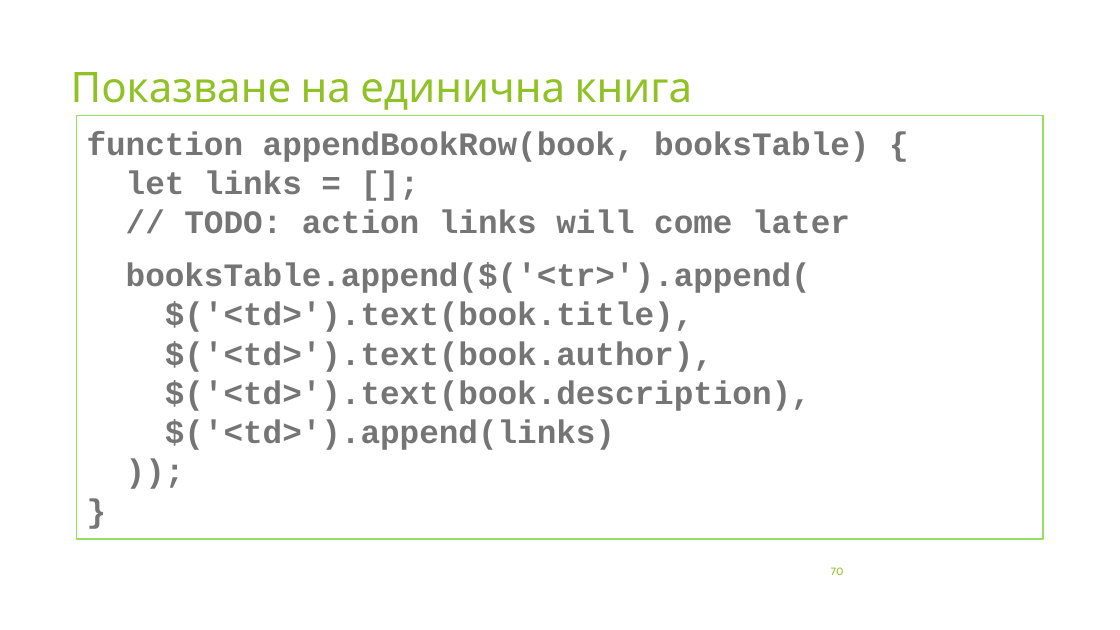
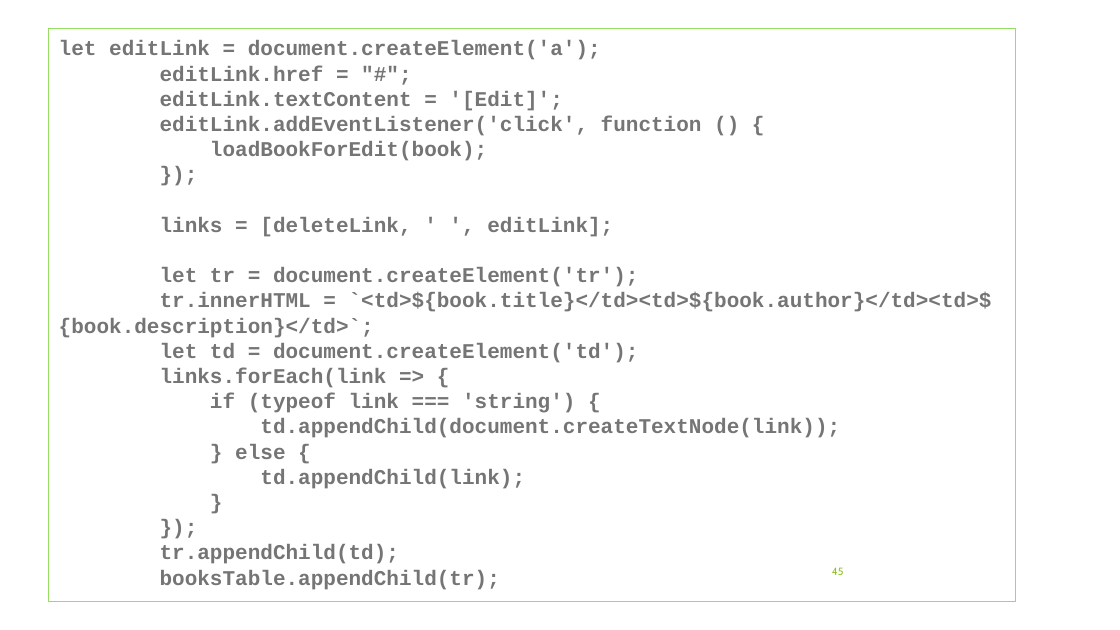
Before and after one commit to profjordanov/hybrid-app-development, a slide deck: slide 45 of 03. Async JS/tasks.pptx (slide 70 before the commit). Drawn at 1120x630 pixels with LibreOffice and Linux fonts; fonts in the diff are those of the drawing. Boxes give left, top, right and bottom in pixels: in the first picture for what was removed or moved away, otherwise in the second. Text is boxed around its words. In the diff, an @@ line names an element or a change of style, - is before the commit and + after.

```diff
--- a/03. Async JS/tasks.pptx
+++ b/03. Async JS/tasks.pptx
@@ rectangle "let editLink = document.createElement('a');": place and size @@
-rectangle "let editLink = document.createElement('a');" at [76,116,1043,539]
+rectangle "let editLink = document.createElement('a');" at [49,29,1015,602]
@@ rectangle "let editLink = document.createElement('a');" at [49,29,1015,602]: size 28 to 18 pt in "}" @@
@@ text in rectangle at [59,41,992,489]: text changed; size 28 to 18 pt @@
-function appendBookRow(book, booksTable) {
-let links = [];
-// TODO: action links will come later
-booksTable.append($('<tr>').append(
-$('<td>').text(book.title),
-$('<td>').text(book.author),
-$('<td>').text(book.description),
-$('<td>').append(links)
-));
+let editLink = document.createElement('a');
+editLink.href = "#";
+editLink.textContent = '[Edit]';
+editLink.addEventListener('click', function () {
+loadBookForEdit(book);
+});
+links = [deleteLink, ' ', editLink];
+let tr = document.createElement('tr');
+tr.innerHTML = `<td>${book.title}</td><td>${book.author}</td><td>${book.description}</td>`;
+let td = document.createElement('td');
+links.forEach(link => {
+if (typeof link === 'string') {
+td.appendChild(document.createTextNode(link));
+} else {
+td.appendChild(link);
@@ title removed at [71,72,693,110] @@
-Показване на единична книга
@@ text in rectangle at [160,545,500,590]: paragraphs added @@
+});
+tr.appendChild(td);
+booksTable.appendChild(tr);
@@ page number at [832,567,844,575]: text changed @@
-70
+45
```
Also in this commit, not shown: 10 other slides changed, 7 slides added, 20 slides removed, 10 other files.
